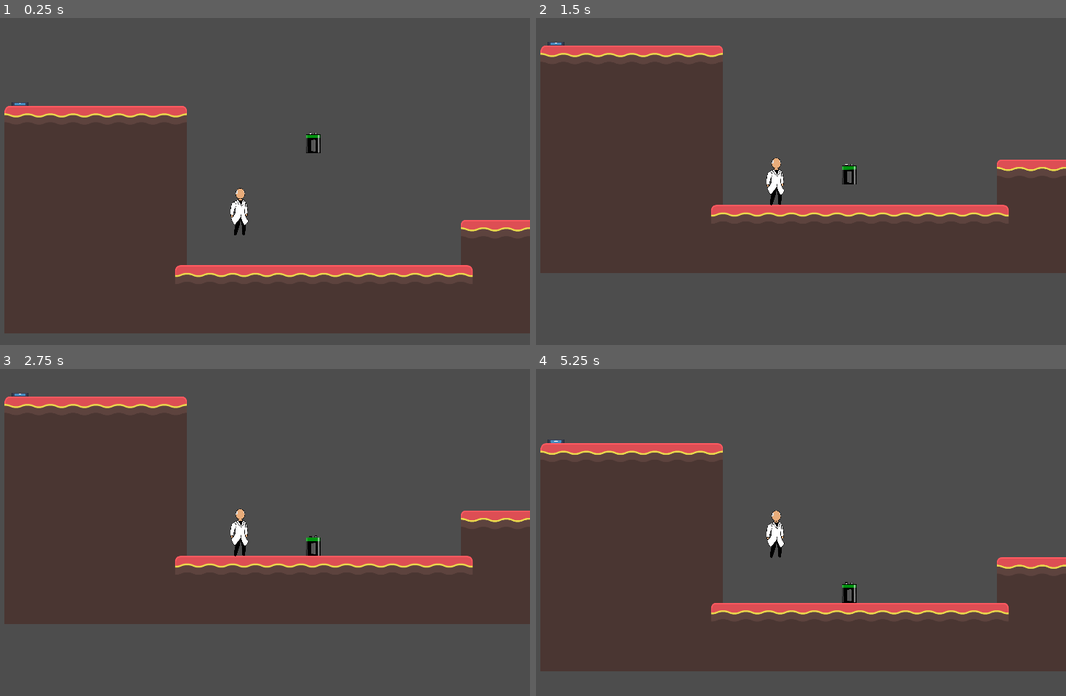
Above: before the commit, frames 1-4 (two rows, left to right).
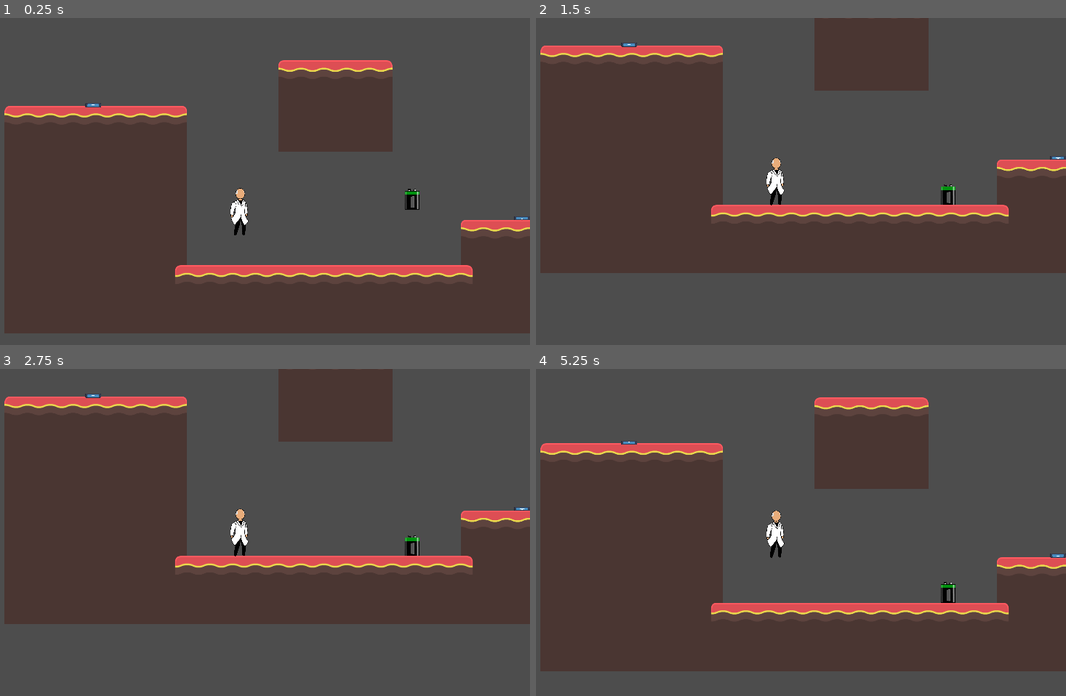
Above: after the commit, the same moments.

Repository: GiantBlargg/PotentialResearcher
Game: Godot game, scene res://test/TestPlayer.tscn
The game is run twice, just before and just after one commit, with the same random seed, the same clock (stepped at 60 frames per second) and the same inputs. The engine's default icon, where the game draws it, is replaced by a stand-in: a white triangle on a blue panel in a dark square.
Inputs (mouse positions are in pixels of both pictures, inside the frame that each line leads up to):
- Up to frame 1 (0.25 s): no input
- Up to frame 2 (1.5 s): move the mouse to (901, 165) at 0.52 s; tap E (Pick Up) at 0.6, 1.35 s; click (901, 165) at 0.67 s; move the mouse to (657, 197) at 1.27 s; click (657, 197) at 1.42 s
- Up to frame 3 (2.75 s): tap Enter at 2 s; move the mouse to (296, 460) at 2.02 s; tap E (Pick Up) at 2.1 s; click (296, 460) at 2.17 s
- Up to frame 4 (5.25 s): tap Space at 2.75, 5 s; move the mouse to (748, 597) at 2.77 s; tap E (Pick Up) every 0.75 s from 2.85 to 5.1 s; click (748, 597) at 2.92 s; move the mouse to (949, 581) at 3.52 s; click (949, 581) at 3.67 s; tap Enter at 4.25 s; move the mouse to (599, 483) at 4.27 s; click (599, 483) at 4.42 s; move the mouse to (806, 532) at 5.02 s; click (806, 532) at 5.17 s

The runs differ from the first frame. In frame 1, 5.7% of the frame differs, in the area x 2-100%, y 12-62%; in frame 2, 5.1%; in frame 3, 5.1%; in frame 4, 5.9%, in the area x 2-100%, y 8-72%.

Commit message:
Carry Battery

Diff:
--- a/Scientist.tscn
+++ b/Scientist.tscn
@@ -1297,7 +1297,11 @@
 radius = 97.0
 height = 516.0
 
+[sub_resource type="RectangleShape2D" id="RectangleShape2D_2qaf8"]
+size = Vector2(519, 519)
+
 [node name="Scientist" type="CharacterBody2D"]
+position = Vector2(-2, 2)
 collision_layer = 4
 script = ExtResource("1_lxtvq")
 input_left = "Left"
@@ -1407,6 +1411,7 @@
 [node name="r_arm" type="Bone2D" parent="Skeleton2D/hip/chest"]
 position = Vector2(-76, -57)
 rotation = -0.325922
+scale = Vector2(1, 1)
 rest = Transform2D(0.947356, -0.320182, 0.320182, 0.947356, -76, -57)
 
 [node name="r_hand" type="Bone2D" parent="Skeleton2D/hip/chest/r_arm"]
@@ -1423,6 +1428,7 @@
 
 [node name="l_hand" type="Bone2D" parent="Skeleton2D/hip/chest/L_arm"]
 position = Vector2(31, 66)
+scale = Vector2(1, 1)
 rest = Transform2D(1, 0, 0, 1, 31, 66)
 auto_calculate_length_and_angle = false
 length = 62.081
@@ -1459,3 +1465,13 @@
 
 [node name="CollisionShape2D" type="CollisionShape2D" parent="."]
 shape = SubResource("CapsuleShape2D_nfssi")
+
+[node name="PickupArea" type="Area2D" parent="."]
+collision_layer = 4
+collision_mask = 2
+
+[node name="CollisionShape2D" type="CollisionShape2D" parent="PickupArea"]
+shape = SubResource("RectangleShape2D_2qaf8")
+
+[node name="CarryPoint" type="Node2D" parent="."]
+position = Vector2(11, -269)
--- a/Scientist/platformer_controller.gd
+++ b/Scientist/platformer_controller.gd
@@ -15,6 +15,8 @@
 @export var input_right : String = "move_right"
 ## Name of input action to jump.
 @export var input_jump : String = "jump"
+
+@export var input_pick_up : String = "Pick Up"
 
 
 const DEFAULT_MAX_JUMP_HEIGHT = 150
@@ -108,6 +110,10 @@
 
 var acc = Vector2()
 
+var pickupArea: Area2D
+var carrying: RigidBody2D
+var carryPoint: Node2D
+
 # coyote_time and jump_buffer must be above zero to work. Otherwise, godot will throw an error.
 @onready var is_coyote_time_enabled = coyote_time > 0
 @onready var is_jump_buffer_enabled = jump_buffer > 0
@@ -134,6 +140,9 @@
 		jump_buffer_timer.wait_time = jump_buffer
 		jump_buffer_timer.one_shot = true
 
+	pickupArea = get_node("PickupArea")
+	carryPoint = get_node("CarryPoint")
+
 
 func _input(_event):
 	acc.x = 0
@@ -151,6 +160,16 @@
 
 	if Input.is_action_just_released(input_jump):
 		holding_jump = false
+
+	if Input.is_action_just_pressed(input_pick_up):
+		if (carrying == null):
+			for i in pickupArea.get_overlapping_bodies():
+				if i.has_method("carry"):
+					carrying = i
+					carrying.carry(carryPoint)
+		else:
+			carrying.carry(null)
+			carrying = null
 
 
 func _physics_process(delta):
--- a/TestScene.tscn
+++ /dev/null
@@ -1,29 +0,0 @@
-[gd_scene load_steps=5 format=3 uid="uid://217ie2p052d4"]
-
-[ext_resource type="PackedScene" uid="uid://bb1lcnu11qnsq" path="res://elements/battery.tscn" id="1_vmq6o"]
-[ext_resource type="PackedScene" uid="uid://c22wynjjms80l" path="res://elements/charger.tscn" id="2_h4crk"]
-[ext_resource type="PackedScene" uid="uid://b2vx8hsbk5qk5" path="res://elements/discharger.tscn" id="3_dmcla"]
-
-[sub_resource type="WorldBoundaryShape2D" id="WorldBoundaryShape2D_rf6t3"]
-
-[node name="TestScene" type="Node2D"]
-
-[node name="Battery" parent="." instance=ExtResource("1_vmq6o")]
-position = Vector2(156, 172)
-freeze_mode = 1
-debug = true
-
-[node name="Charger" parent="." instance=ExtResource("2_h4crk")]
-position = Vector2(515, 556)
-
-[node name="StaticBody2D" type="StaticBody2D" parent="."]
-
-[node name="CollisionShape2D" type="CollisionShape2D" parent="StaticBody2D"]
-position = Vector2(608, 573)
-shape = SubResource("WorldBoundaryShape2D_rf6t3")
-
-[node name="Charger2" parent="." instance=ExtResource("3_dmcla")]
-position = Vector2(794, 555)
-
-[node name="Camera2D" type="Camera2D" parent="."]
-position = Vector2(640, 360)
--- a/elements/battery.gd
+++ b/elements/battery.gd
@@ -35,21 +35,13 @@
 	anim.seek(value/capacity, true)
 
 
-@export var debug: bool = false
-var reposition: bool = false
-var new_pos:Vector2
+var carrier:Node2D = null
 
-func _input(event):
-	if debug:
-		if event.get_class() == "InputEventMouseButton":
-			if event.button_index == MOUSE_BUTTON_LEFT:
-				if event.pressed:
-					reposition = true
-					new_pos = event.position
-					set_sleeping(false)
+func carry(_c:Node2D):
+	carrier = _c
+	set_sleeping(false)
 
 func _integrate_forces(state):
-	if reposition:
-		reposition = false
-		state.transform.origin = new_pos
+	if carrier:
+		state.transform = carrier.global_transform
 		state.linear_velocity = Vector2(0,0)
--- a/elements/battery.tscn
+++ b/elements/battery.tscn
@@ -12,7 +12,7 @@
 tracks/0/type = "value"
 tracks/0/imported = false
 tracks/0/enabled = true
-tracks/0/path = NodePath("FillMeter:position")
+tracks/0/path = NodePath("Sprite2D/FillMeter:position")
 tracks/0/interp = 1
 tracks/0/loop_wrap = true
 tracks/0/keys = {
@@ -24,7 +24,7 @@
 tracks/1/type = "value"
 tracks/1/imported = false
 tracks/1/enabled = true
-tracks/1/path = NodePath("FillMeter:scale")
+tracks/1/path = NodePath("Sprite2D/FillMeter:scale")
 tracks/1/interp = 1
 tracks/1/loop_wrap = true
 tracks/1/keys = {
@@ -39,7 +39,7 @@
 tracks/0/type = "value"
 tracks/0/imported = false
 tracks/0/enabled = true
-tracks/0/path = NodePath("FillMeter:position")
+tracks/0/path = NodePath("Sprite2D/FillMeter:position")
 tracks/0/interp = 1
 tracks/0/loop_wrap = true
 tracks/0/keys = {
@@ -51,7 +51,7 @@
 tracks/1/type = "value"
 tracks/1/imported = false
 tracks/1/enabled = true
-tracks/1/path = NodePath("FillMeter:scale")
+tracks/1/path = NodePath("Sprite2D/FillMeter:scale")
 tracks/1/interp = 1
 tracks/1/loop_wrap = true
 tracks/1/keys = {
@@ -74,14 +74,15 @@
 capacity = 1.0
 
 [node name="CollisionShape2D" type="CollisionShape2D" parent="."]
-position = Vector2(-0.5, 10.5)
+position = Vector2(0, -102)
 shape = SubResource("RectangleShape2D_22sn5")
 
 [node name="Sprite2D" type="Sprite2D" parent="."]
 z_index = 10
+position = Vector2(0.5, -112.5)
 texture = ExtResource("2_gvppn")
 
-[node name="FillMeter" type="Sprite2D" parent="."]
+[node name="FillMeter" type="Sprite2D" parent="Sprite2D"]
 z_index = 10
 position = Vector2(0, 31)
 texture = ExtResource("3_w0qmh")
--- a/elements/charger.tscn
+++ b/elements/charger.tscn
@@ -24,6 +24,7 @@
 shape = SubResource("RectangleShape2D_4vkc1")
 
 [node name="Area2D" type="Area2D" parent="."]
+collision_mask = 2
 script = ExtResource("2_430uu")
 
 [node name="CollisionShape2D" type="CollisionShape2D" parent="Area2D"]
--- a/elements/discharger.tscn
+++ b/elements/discharger.tscn
@@ -25,6 +25,7 @@
 shape = SubResource("RectangleShape2D_4vkc1")
 
 [node name="Area2D" type="Area2D" parent="."]
+collision_mask = 2
 script = ExtResource("2_yt3lp")
 function = "set_discharging"
 
--- a/test/TestPlayer.tscn
+++ b/test/TestPlayer.tscn
@@ -955,16 +955,16 @@
 scale = Vector2(3.92, 3.92)
 tile_set = SubResource("TileSet_mjajs")
 format = 2
-layer_0/tile_data = PackedInt32Array(262152, 0, 0, 196616, 0 …(2002 unchanged characters)… , 65541, 0, 0, 5, 65536, 0, 262153, 0, 0)
+layer_0/tile_data = PackedInt32Array(262152, 0, 0, 196616, 0 …(2002 unchanged characters)… , 65541, 0, 0, 5, 65536, 0, 262153, 0, 0, -262143, 0, 0, -327679, 0, 0, -393215, 0, 0, -458751, 196608, 0, -262144, 0, 0, -327680, 0, 0, -393216, 0, 0, -458752, 131072, 0, -196609, 0, 0, -262145, 0, 0, -327681, 0, 0, -393217, 131072, 0, -196610, 0, 0, -262146, 0, 0, -327682, 0, 0, -393218, 131072, 0, -196611, 0, 0, -262147, 0, 0, -327683, 0, 0, -393219, 65536, 0)
 
 [node name="Battery" parent="." instance=ExtResource("2_mifvd")]
-position = Vector2(290, -236)
+position = Vector2(1379, 499)
 
 [node name="Charger" parent="." instance=ExtResource("4_j5lbo")]
-position = Vector2(-2937, -627)
+position = Vector2(-2132, -614)
 
 [node name="Discharger" parent="." instance=ExtResource("5_rb7pu")]
-position = Vector2(2885, 618)
+position = Vector2(2588, 631)
 
 [node name="Scientist" parent="." instance=ExtResource("3_6h8r0")]
 position = Vector2(-525, -214)
Not shown: 1 places in Scientist.tscn that only renumber resources
